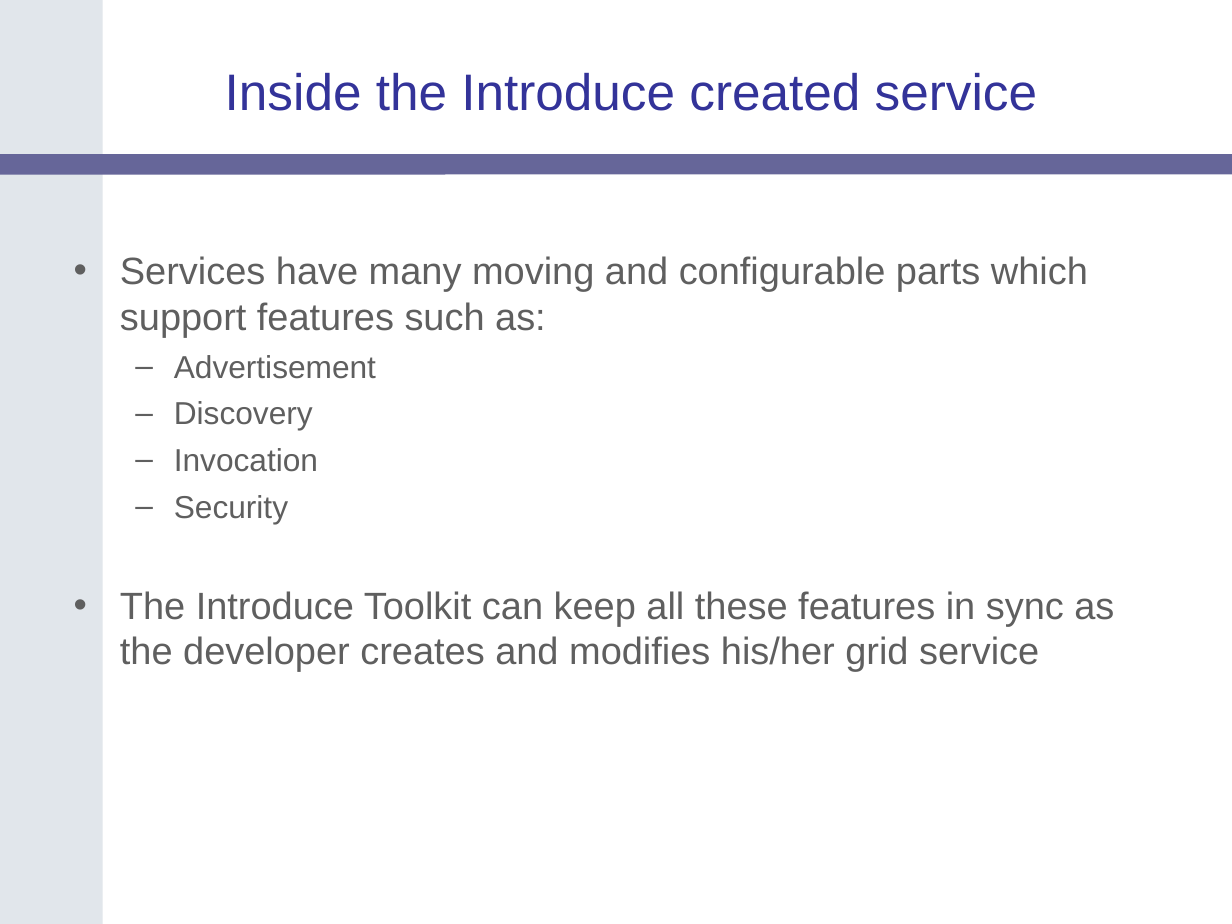
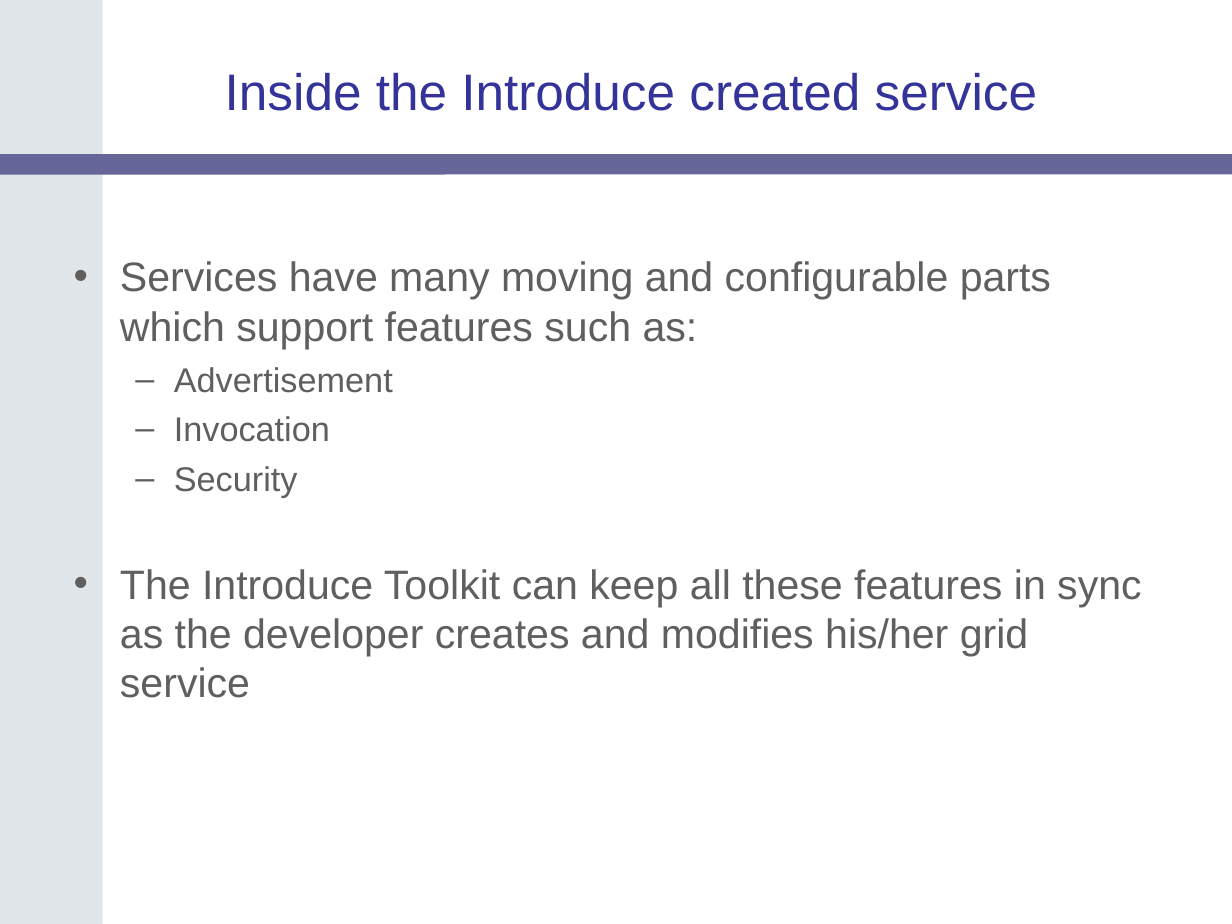
Before and after one commit to NCIP/cagrid-portal, a slide deck: slide 21 of cagrid-1-0/Documentation/presentations/200607_VCDE_ARCH/caGrid-Joint-F2F-Introduce.ppt. Drawn at 1232x924 pixels with LibreOffice and Linux fonts; fonts in the diff are those of the drawing; background and template pictures are left out. Boxes give left, top, right and bottom in pixels: in the first picture for what was removed or moved away, otherwise in the second. Text is boxed around its words. In the diff, an @@ line names an element or a change of style, - is before the commit and + after.

Commit message:
typos

```diff
--- a/cagrid-1-0/Documentation/presentations/200607_VCDE_ARCH/caGrid-Joint-F2F-Introduce.ppt
+++ b/cagrid-1-0/Documentation/presentations/200607_VCDE_ARCH/caGrid-Joint-F2F-Introduce.ppt
@@ text "Services have many moving and ..." at <box>120,261,1141,698</box>: size 22.2 to 24 pt in "Services have many moving and configurable parts ...", "The Introduce Toolkit can keep all these ..."; size 18.5 to 20 pt in "Advertisement", "Invocation", "Security" @@
@@ text at <box>174,401,313,430</box>: paragraph removed @@
-  – Discovery
```
Also in this commit, not shown: 1 other slide changed.
